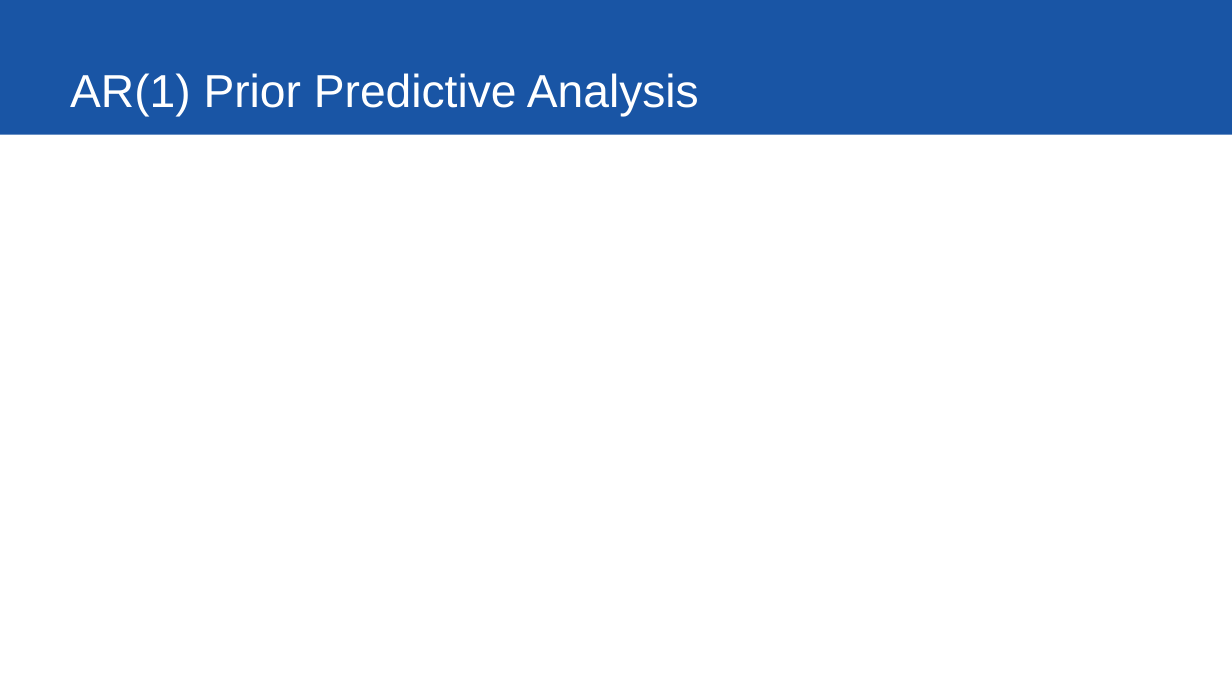
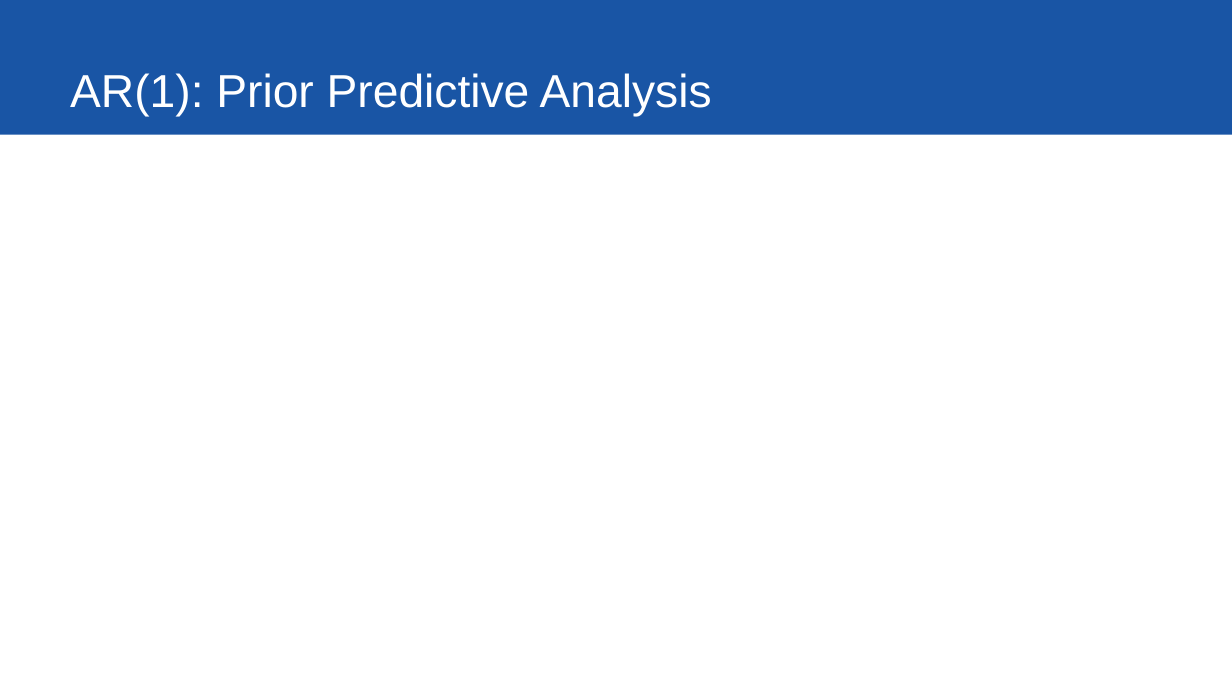
Before and after one commit to ybryan/stat685_distracted_driving, a slide deck: slide 10 of src/presentation/final_presentation.pptx (slide 8 before the commit). Drawn at 1232x693 pixels with LibreOffice and Linux fonts; fonts in the diff are those of the drawing. Boxes give left, top, right and bottom in pixels: in the first picture for what was removed or moved away, otherwise in the second. Text is boxed around its words. In the diff, an @@ line names an element or a change of style, - is before the commit and + after.

```diff
--- a/src/presentation/final_presentation.pptx
+++ b/src/presentation/final_presentation.pptx
@@ title at box(70, 73, 712, 117): text changed @@
-AR(1) Prior Predictive Analysis
+AR(1): Prior Predictive Analysis
```
Also in this commit, not shown: 3 other slides changed, 3 slides added, 5 other files.
